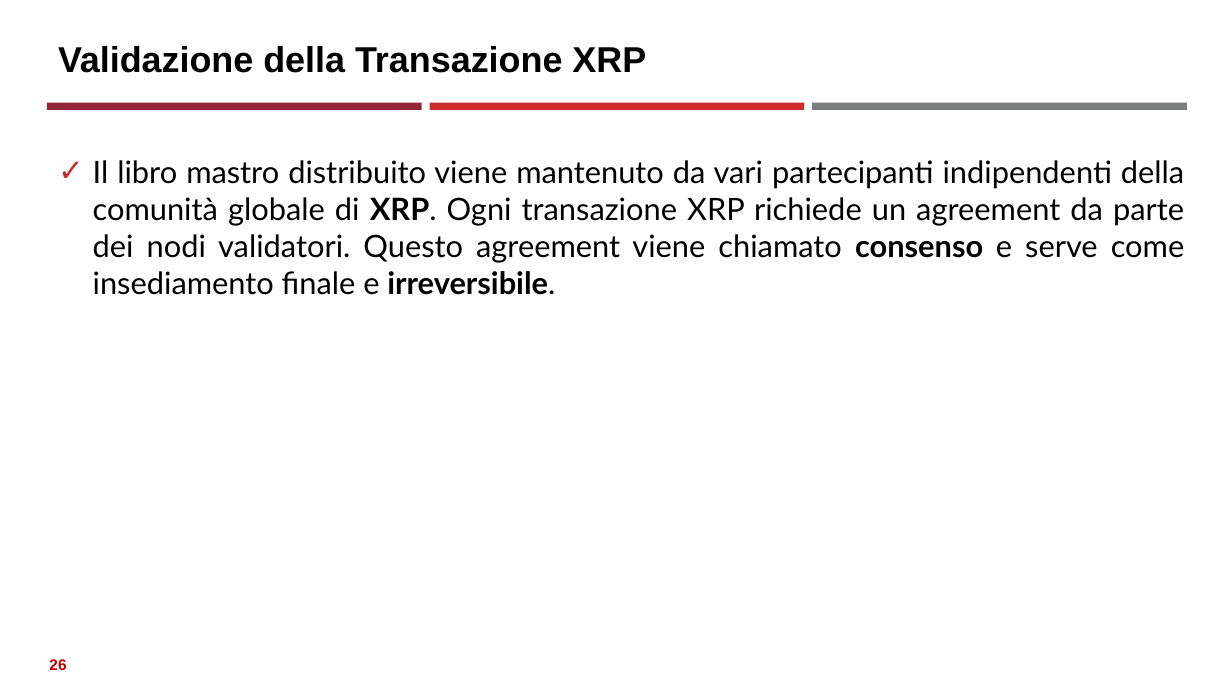
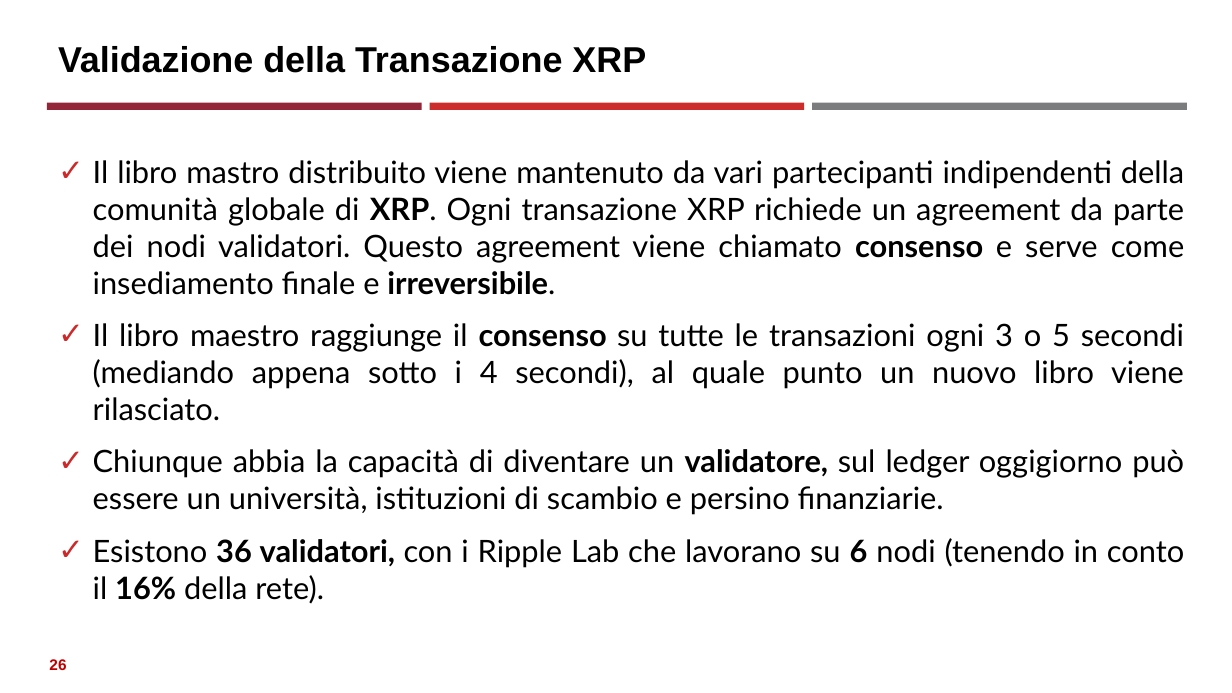
Before and after one commit to neural1977/data_science_interview_material, a slide deck: slide 26 of Assicurazioni/Distributed Ledger Technology_ita.pptx. Drawn at 1232x693 pixels with LibreOffice and Linux fonts; fonts in the diff are those of the drawing. Boxes give left, top, right and bottom in pixels: in the first picture for what was removed or moved away, otherwise in the second. Text is boxed around its words. In the diff, an @@ line names an element or a change of style, - is before the commit and + after.

Commit message:
New

```diff
--- a/Assicurazioni/Distributed Ledger Technology_ita.pptx
+++ b/Assicurazioni/Distributed Ledger Technology_ita.pptx
@@ text at (93,323,1184,604): paragraphs added @@
+✓ Il libro maestro raggiunge il consenso su tutte le transazioni ogni 3 o 5 secondi (mediando appena sotto i 4 secondi), al quale punto un nuovo libro viene rilasciato.
+✓ Chiunque abbia la capacità di diventare un validatore, sul ledger oggigiorno può essere un università, istituzioni di scambio e persino finanziarie.
+✓ Esistono 36 validatori, con i Ripple Lab che lavorano su 6 nodi (tenendo in conto il 16% della rete).
```
Also in this commit, not shown: 1 slide added.
